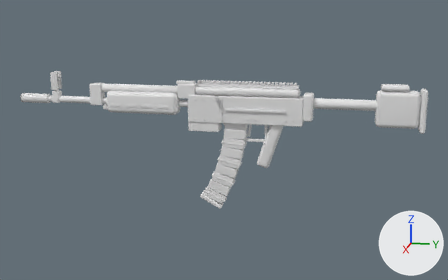
Before and after pictures for a commit that changed the FBX model Stealth Mode/Assets/StealthMode/Models/Weapons/AK203.fbx.
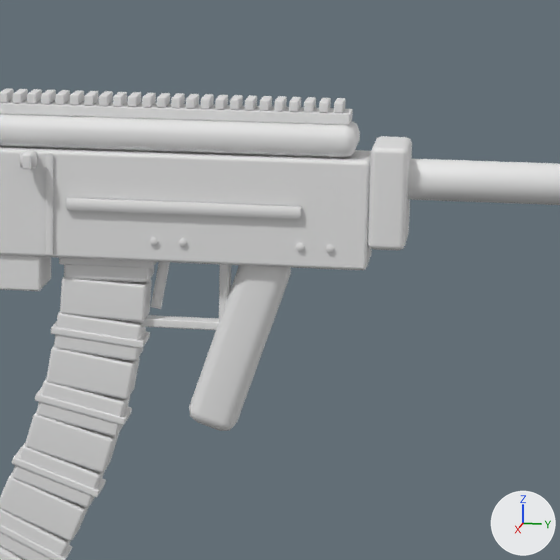
Each version appears first whole from a 50 mm camera at (1.627, 0.216, 0.381) aimed at (-0.001, -0.11, -0.026), and next in a close-up on the part from 47% to 79% of the width and 21% to 72% of the height. The lights are fixed; the arrows at lower right show +X, +Y and +Z. The older version's two pictures come first.

The scene before the commit, as lines of its bpy script (objects in view):
```python
me_cube = bpy.data.meshes.new('Cube')
me_cube.from_pydata(...)  # 4012 vertices, 3684 faces; spans x -0.026..0.042, y -0.222..0.15, z -0.415..0.703
# faces by material slot: [358, 2130, 62, 120, 960, 54]
me_cube.materials.append(mat_rifle_metal)  # white #e7e7e7
me_cube.materials.append(mat_rifle_metal_edge)  # white #e7e7e7
me_cube.materials.append(mat_rifle_bore)  # white #e7e7e7
me_cube.materials.append(mat_rifle_polymer)  # white #e7e7e7
me_cube.materials.append(mat_rifle_polymer_edge)  # white #e7e7e7
me_cube.materials.append(mat_rifle_rubber)  # white #e7e7e7
ob_ak203 = bpy.data.objects.new('AK203', me_cube)
ob_ak203.location = (0.0, 0.0, 0.0)
ob_ak203.rotation_euler = (1.571, 0.0, 0.0)  # degrees (90, 0, 0)
```
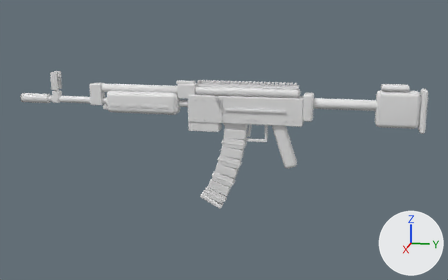
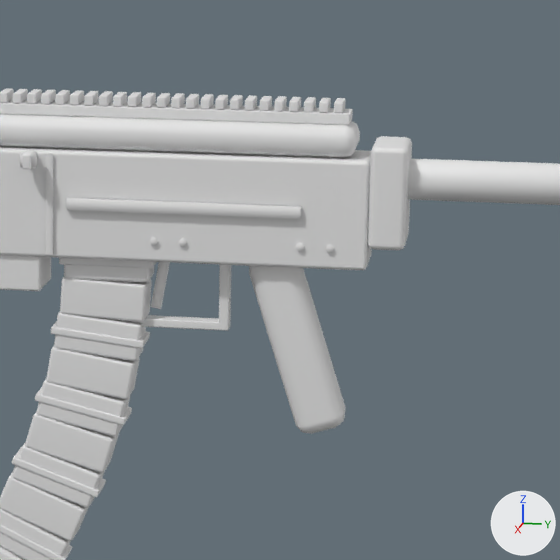
Location of each change, (x1, y1, x2, y2) in pixels of the close-ups (560 x 560 px; the box of a moved part takes in the faces that stretch with it):
part 1 of me_cube, moved or reshaped
    before: (189, 265, 291, 431)
    after: (249, 266, 346, 434)

Edits to the bpy script that builds the scene:
```text
Change me_cube:
    where me_cube.from_pydata(...)  # 4012 vertices, 3684 faces; spans x -0.026..0.042, y -0.222..0.15, z -0.415..0.703
    used by ob_ak203; location = (0.0, 0.0, 0.0); rotation_euler = (1.571, 0.0, 0.0), in degrees (90, 0, 0)
    me_cube part 1: the loose piece of 56 vertices spanning x -0.015..0.015, y -0.097..0.032, z -0.051..0.017 is turned 36 degrees about the x axis through its middle, then moved by (0.0, 0.002, -0.04)
```
